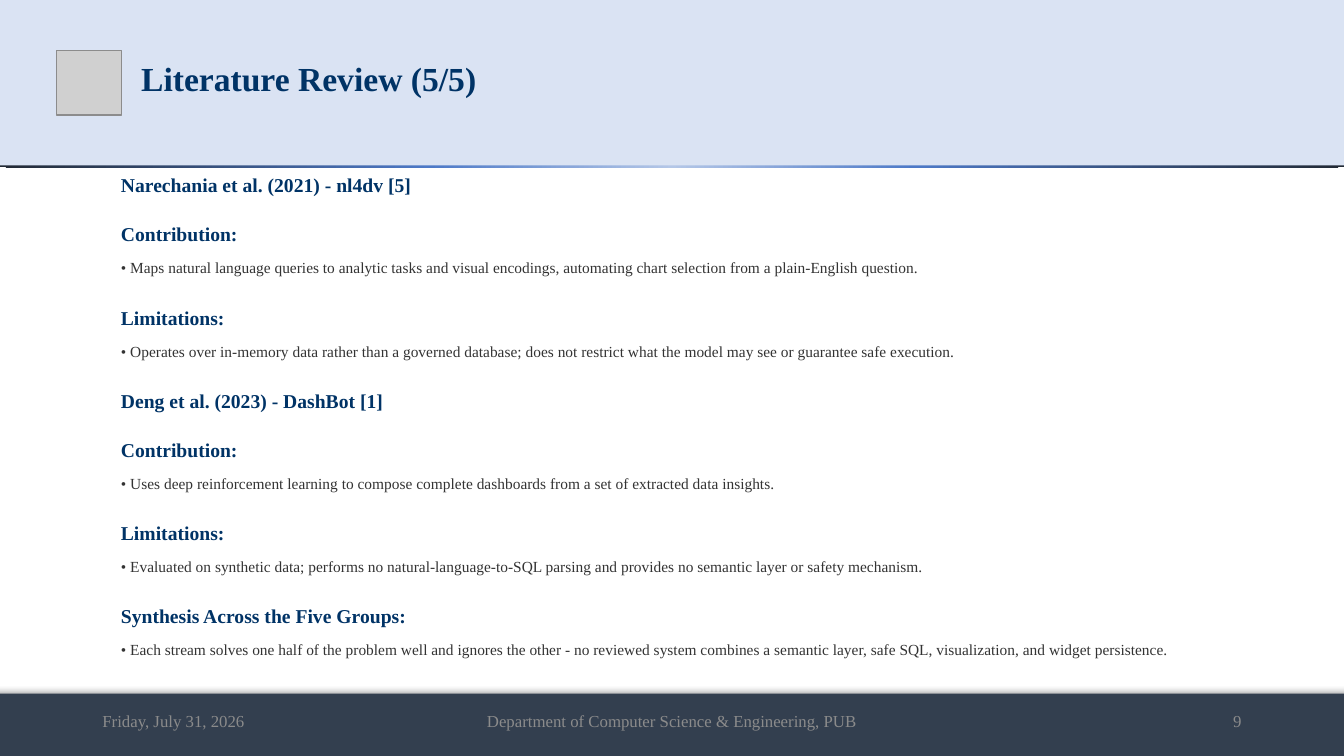
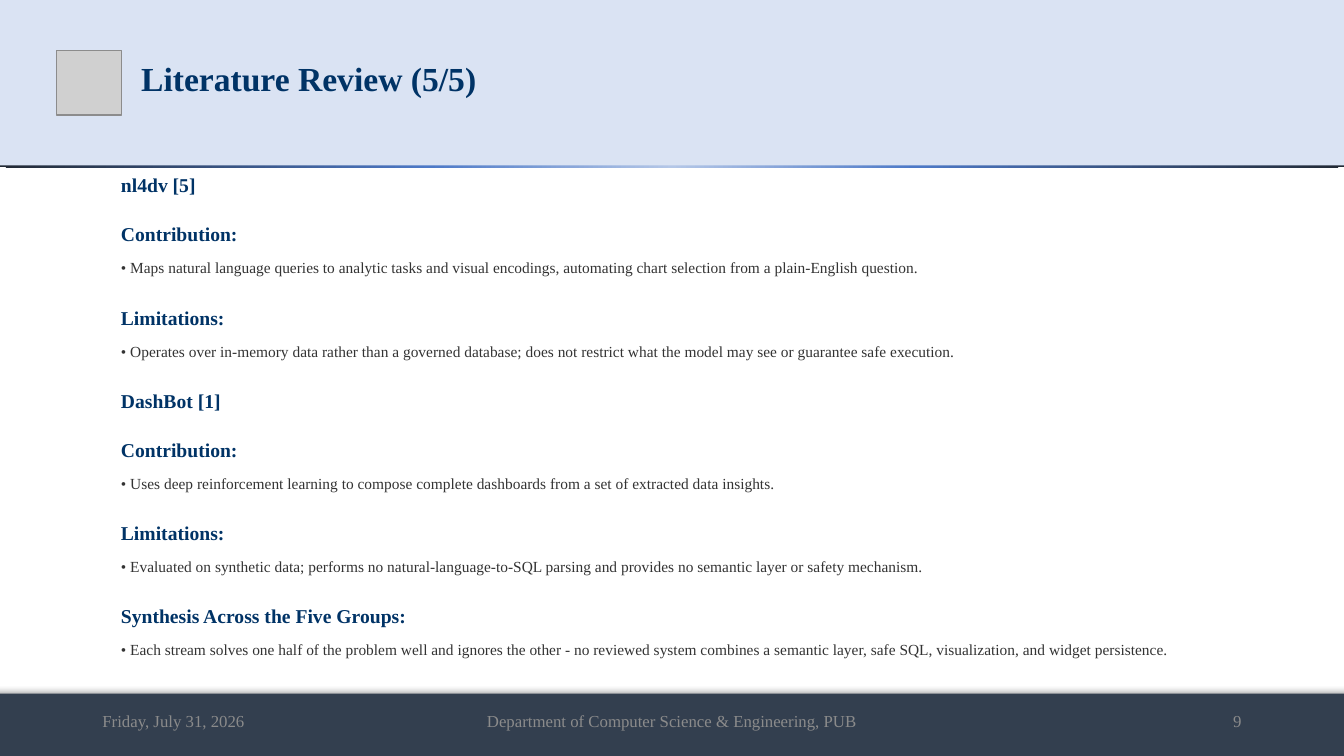
Before and after one commit to md-riaz/AEGIS-Research, a slide deck: slide 9 of docs/scripts/Md_Riaz_Mid_Defense_Final_0322310105101024.pptx. Drawn at 1344x756 pixels with LibreOffice and Linux fonts; fonts in the diff are those of the drawing; grey boxes stand for pictures. Boxes give left, top, right and bottom in pixels: in the first picture for what was removed or moved away, otherwise in the second. Text is boxed around its words. In the diff, an @@ line names an element or a change of style, - is before the commit and + after.

```diff
--- a/docs/scripts/Md_Riaz_Mid_Defense_Final_0322310105101024.pptx
+++ b/docs/scripts/Md_Riaz_Mid_Defense_Final_0322310105101024.pptx
@@ text at <box>121,178,196,195</box>: text changed @@
-Narechania et al. (2021) - nl4dv [5]
+nl4dv [5]
@@ text at <box>121,394,221,411</box>: text changed @@
-Deng et al. (2023) - DashBot [1]
+DashBot [1]
```
Also in this commit, not shown: 21 other slides changed, 1 slide removed, 1 other file.
